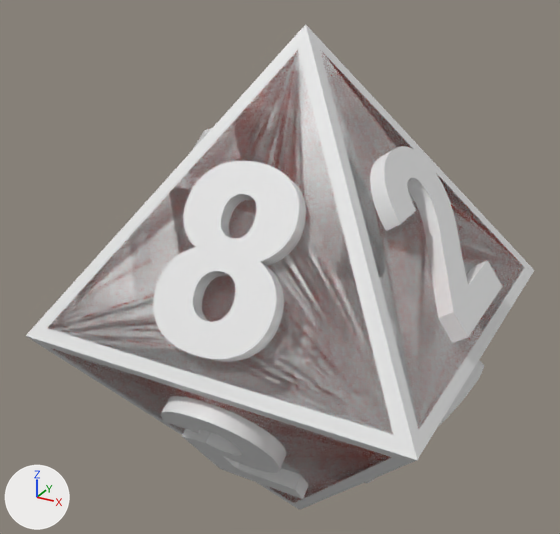
What one commit did to the glTF model src/Assets/D8Model1.glb.
One viewpoint serves both versions: a camera (50 mm lens) standing at (1.69, -3.33, 1.83) and looking at (-0.14, 0.01, 0.16). Every picture has the same lights, and +X, +Y and +Z are marked at lower left. Where no turn or scale is listed for an object, it has been applied to the vertices.

The first picture shows 'Plane', 'Plane.001', 'Plane.002', 'Text.002', 'Text.003', 'Text.005', 'Text.006', 'Text.008'.
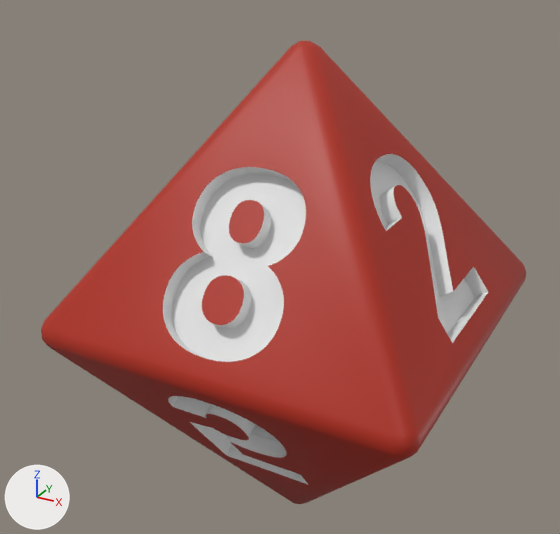
What differs and where, as boxes [x1, y1, x2, y2] in the pictures (560 x 534 px):
```json
{"object": "Plane", "change": "deleted", "before": [26, 24, 534, 510]}
{"object": "Plane.002", "change": "deleted", "before": [48, 50, 523, 503]}
{"object": "Text.008", "change": "deleted", "before": [153, 161, 306, 362]}
{"object": "Text.002", "change": "deleted", "before": [370, 146, 503, 343]}
{"object": "Text.005", "change": "deleted", "before": [161, 396, 309, 499]}
{"object": "Text.003", "change": "deleted", "before": [365, 361, 484, 484]}
{"object": "Text.006", "change": "deleted", "before": [193, 128, 212, 149]}
{"object": "Plane.001", "change": "unchanged, uncovered by the edit", "before": [51, 54, 525, 503], "after": [41, 41, 526, 504]}
```

Scene script edits in JSON lines:
```json
{"op": "remove", "block": "ob_plane", "code": ["ob_plane = bpy.data.objects.new('Plane', me_plane)", "ob_plane.location = (0.0, 0.0, 0.0)"]}
{"op": "remove", "block": "ob_plane_002", "code": ["ob_plane_002 = bpy.data.objects.new('Plane.002', me_plane_002)", "ob_plane_002.location = (0.0, 0.0, 0.0)"]}
{"op": "remove", "block": "ob_text_002", "code": ["ob_text_002 = bpy.data.objects.new('Text.002', me_text_002)", "ob_text_002.location = (0.667, 0.0, 0.471)"]}
{"op": "remove", "block": "ob_text_003", "code": ["ob_text_003 = bpy.data.objects.new('Text.003', me_text_003)", "ob_text_003.location = (0.667, 0.0, -0.471)"]}
{"op": "remove", "block": "ob_text_005", "code": ["ob_text_005 = bpy.data.objects.new('Text.005', me_text_005)", "ob_text_005.location = (0.0, -0.667, -0.471)"]}
{"op": "remove", "block": "ob_text_006", "code": ["ob_text_006 = bpy.data.objects.new('Text.006', me_text_006)", "ob_text_006.location = (-0.667, 0.0, 0.471)"]}
{"op": "remove", "block": "ob_text_008", "code": ["ob_text_008 = bpy.data.objects.new('Text.008', me_text_008)", "ob_text_008.location = (0.0, -0.667, 0.471)"]}
```
